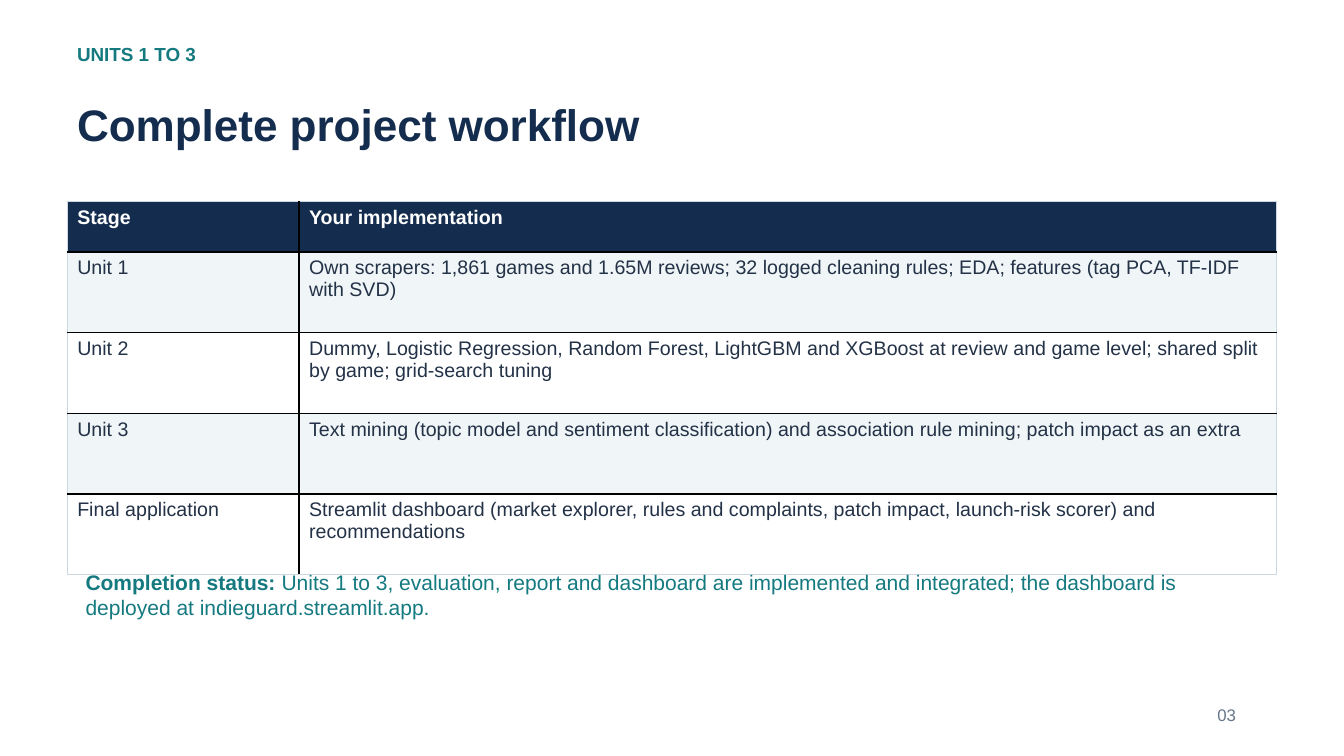
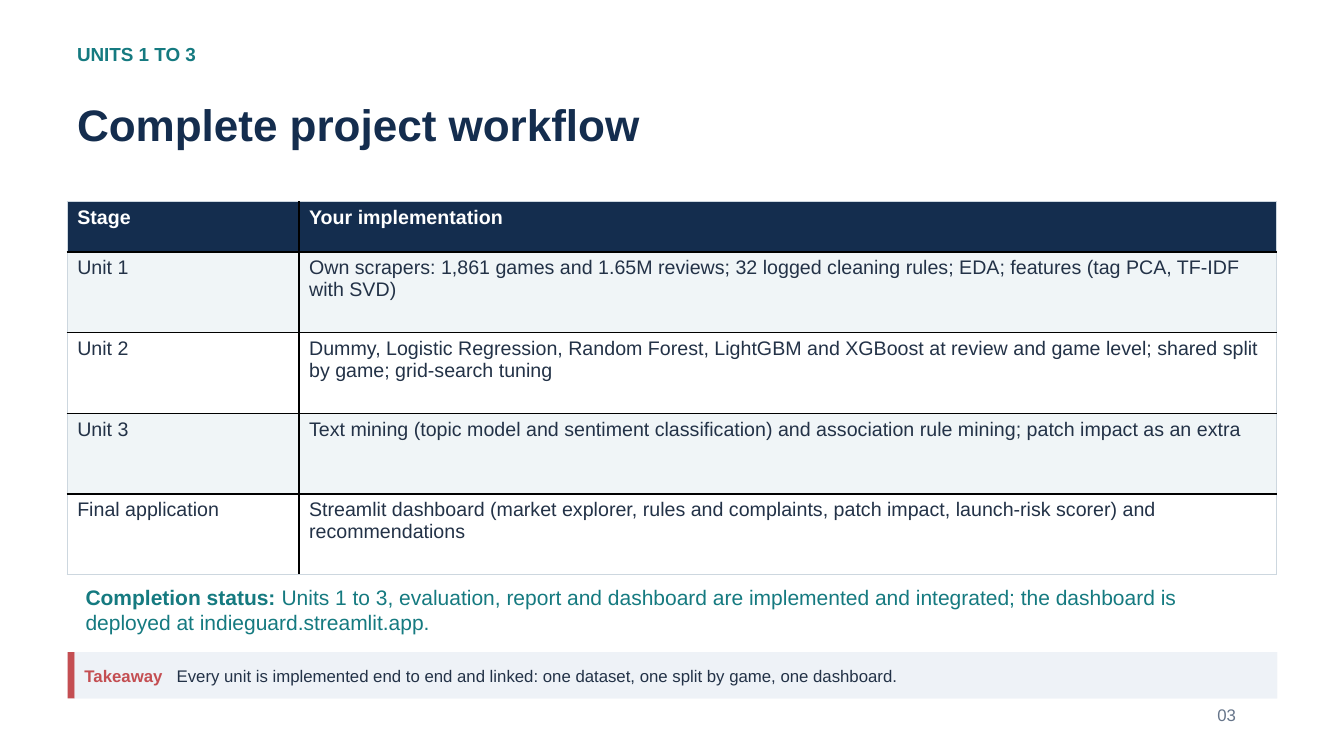
Before and after one commit to Shan713/IndieGuard, a slide deck: slide 3 of slides/review2.pptx. Drawn at 1344x756 pixels with LibreOffice and Linux fonts; fonts in the diff are those of the drawing. Boxes give left, top, right and bottom in pixels: in the first picture for what was removed or moved away, otherwise in the second. Text is boxed around its words. In the diff, an @@ line names an element or a change of style, - is before the commit and + after.

Commit message:
Review 2 slides: Review 1 style explanations and visuals (takeaway strips, method flow diagrams, confusion matrix, rule chart)

```diff
--- a/slides/review2.pptx
+++ b/slides/review2.pptx
@@ text "Completion status: Units 1 to ...": place and size @@
-text "Completion status: Units 1 to ..." at bbox=[86, 573, 1176, 620]
+text "Completion status: Units 1 to ..." at bbox=[86, 589, 1176, 635]
@@ rectangle added at bbox=[68, 652, 1277, 699], fill #EEF2F7 @@
@@ rectangle added at bbox=[68, 652, 75, 699], fill #C44E52 @@
@@ rectangle added at bbox=[75, 652, 1277, 699], fill #EEF2F7, 12 pt, text #233247 @@
+Takeaway Every unit is implemented end to end and linked: one dataset, one split by game, one dashboard.
```
Also in this commit, not shown: 11 other slides changed.
